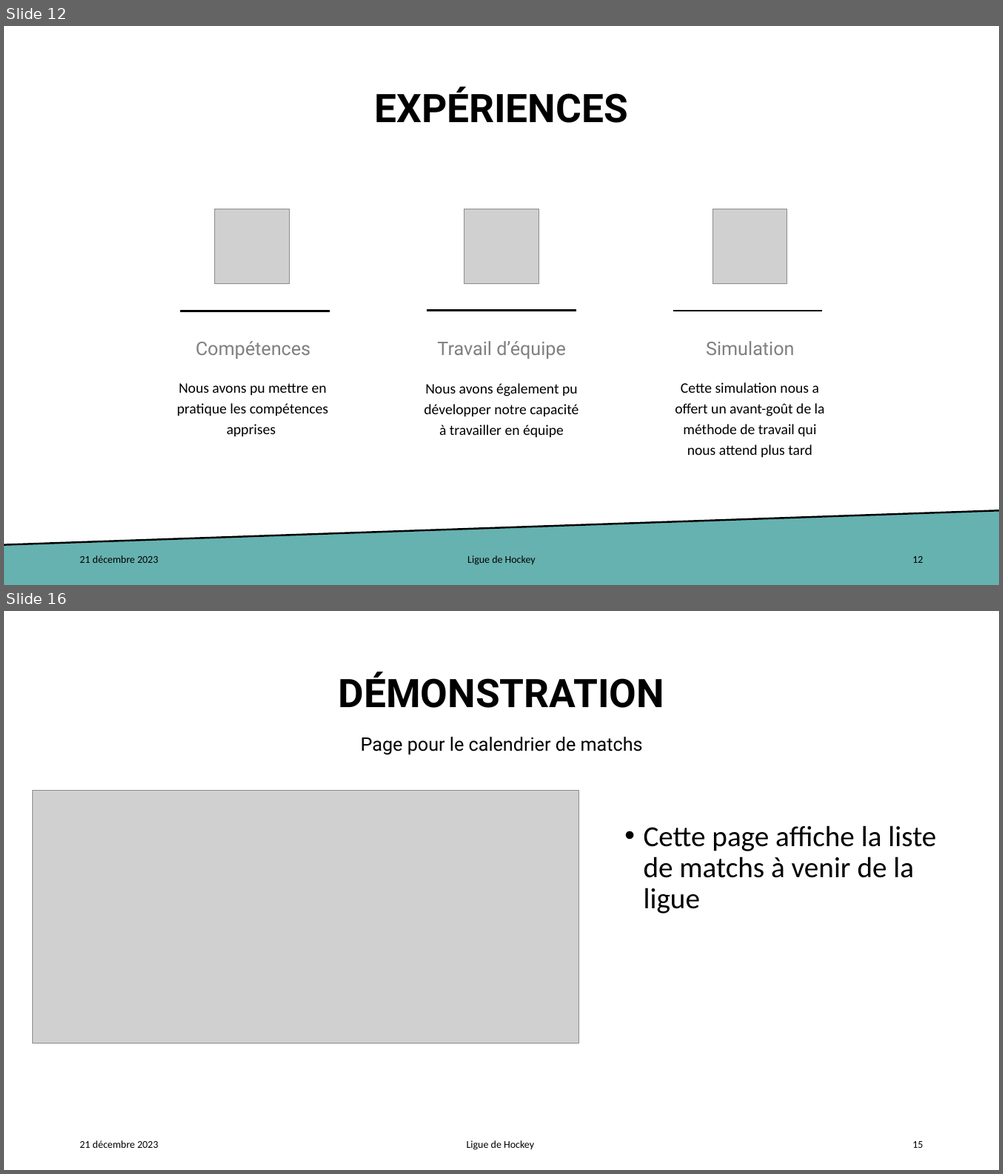
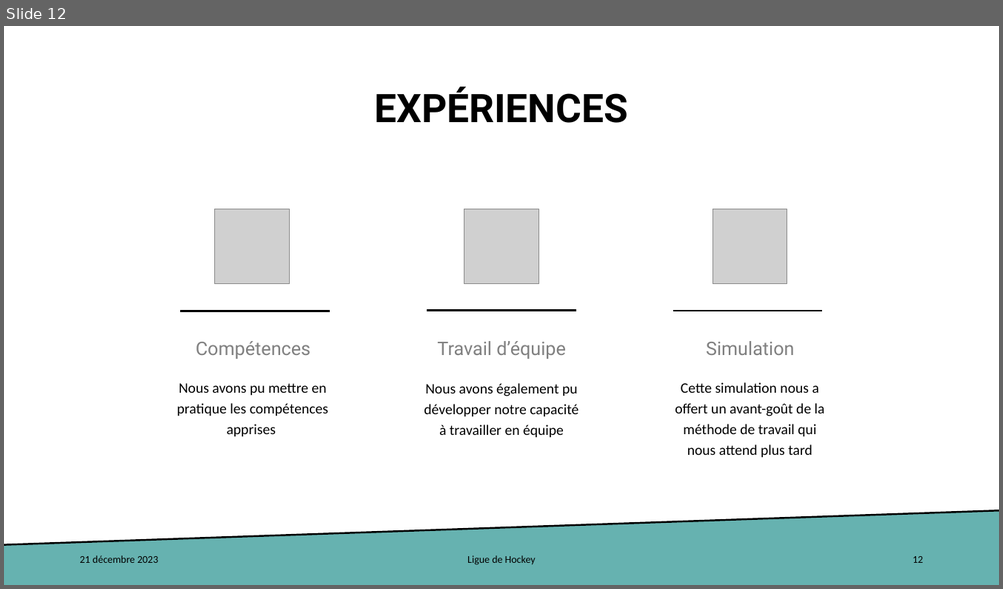
Before and after one commit to KALASHXPRO/Ligue-De-Hockey, a slide deck: PresentationWeb.pptx. Shown one above the other, each under a label of ours: slides 12 and 16 before the commit, slide 12 after it; the slides between them are not shown. The pictures are 1003x1174 and 1003x589 pixels, drawn with LibreOffice and Linux fonts; fonts in the diff are those of the drawing; grey boxes stand for pictures. Boxes give left, top, right and bottom in pixels: in the first picture for what was removed or moved away, otherwise in the second. Text is boxed around its words. In the diff, an @@ line names an element or a change of style, - is before the commit and + after.

```diff
--- a/PresentationWeb.pptx
+++ b/PresentationWeb.pptx
@@ slide 16 removed at box(4, 611, 999, 1170), background #FFFFFF @@
@@ title removed at box(338, 672, 664, 708) @@
-DÉMONSTRATION
@@ text removed at box(361, 737, 643, 755) @@
-Page pour le calendrier de matchs
@@ picture removed at box(32, 791, 579, 1044) @@
@@ text removed at box(643, 826, 936, 914) @@
-• Cette page affiche la liste de matchs à venir de la ligue
@@ text removed at box(79, 1141, 158, 1148) @@
-21 décembre 2023
@@ text removed at box(466, 1141, 534, 1150) @@
-Ligue de Hockey
@@ text removed at box(912, 1142, 922, 1148) @@
-15
```
Also in this commit, not shown: 3 other slides removed, 21 other files.
